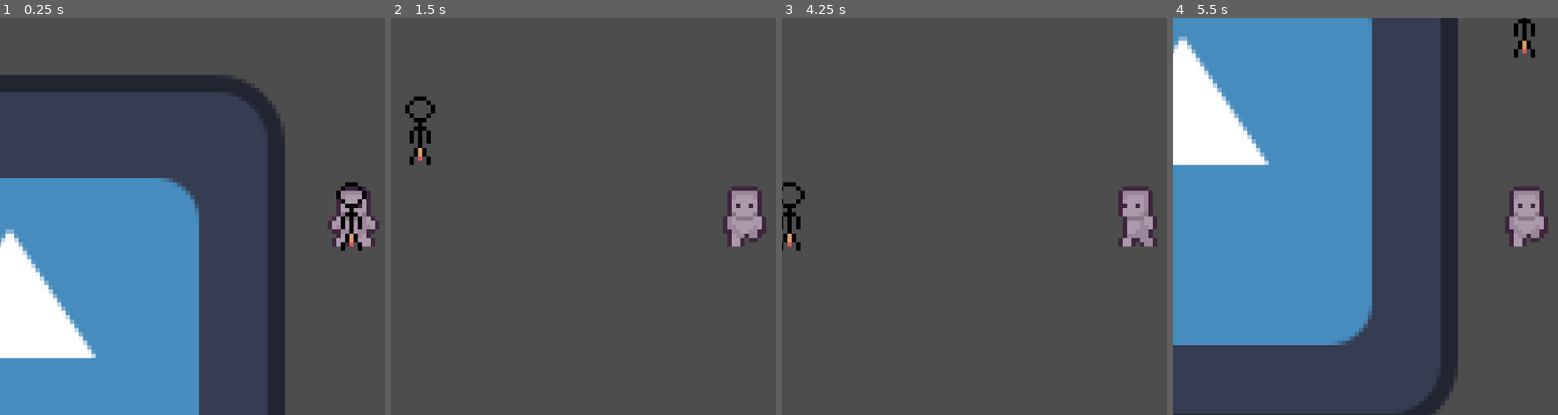
Above: before the commit, frames 1-4 (left to right).
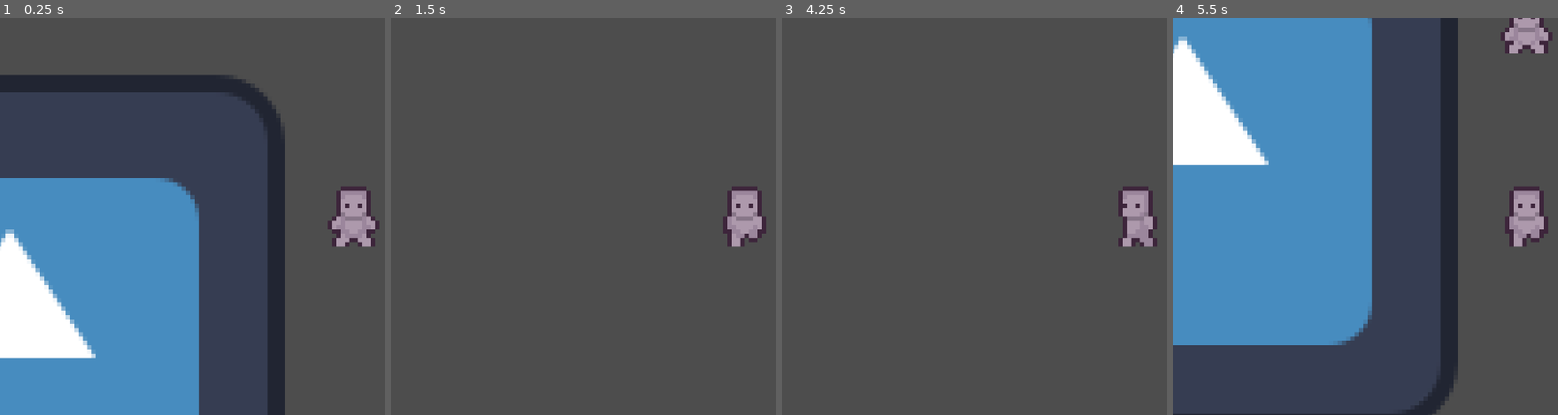
Above: after the commit, the same moments.

Repository: kyndlm/gamejam-loop
Game: Godot game, scene res://Scenes/Player/universe.tscn
The game is run twice, just before and just after one commit, with the same random seed, the same clock (stepped at 60 frames per second) and the same inputs. The engine's default icon, where the game draws it, is replaced by a stand-in: a white triangle on a blue panel in a dark square.
Inputs:
- Up to frame 1 (0.25 s): no input
- Up to frame 2 (1.5 s): hold D (right) 0.53-1.28 s; hold S (down) from 1.28 s (still down)
- Up to frame 3 (4.25 s): release S (down) at 2.03 s; hold D (right) 2.03-2.78 s; hold W (up) 2.78-3.53 s; hold A (left) from 3.53 s (still down)
- Up to frame 4 (5.5 s): release A (left) at 5.03 s; hold S (down) from 5.03 s (still down)

The runs differ from the first frame. In frame 1, 0.5% of the frame differs, in the area x 87-96%, y 41-59%; in frame 2, 0.5%; in frame 3, 0.4%; in frame 4, 1.0%, in the area x 85-99%, y 0-11%.

Commit message:
Added Position.gd
David

Diff:
--- a/Game/Scenes/Player/Ghost.tscn
+++ b/Game/Scenes/Player/Ghost.tscn
@@ -1,15 +1,179 @@
-[gd_scene load_steps=3 format=3 uid="uid://5py622070ii2"]
+[gd_scene load_steps=22 format=3 uid="uid://dot1f5b8cd00t"]
 
-[ext_resource type="Texture2D" uid="uid://biowhw4wcnk0n" path="res://Assets/Sprites/PlayerSprites/PlayerSprite_single.png" id="1_pw052"]
+[ext_resource type="Texture2D" uid="uid://bcgowjhd1hnmb" path="res://Assets/Sprites/PlayerSprites/Prototype_Character.png" id="2_4f66t"]
 
-[sub_resource type="RectangleShape2D" id="RectangleShape2D_jkno7"]
-size = Vector2(5, 6)
+[sub_resource type="AtlasTexture" id="AtlasTexture_n6mvr"]
+atlas = ExtResource("2_4f66t")
+region = Rect2(0, 0, 32, 32)
+
+[sub_resource type="AtlasTexture" id="AtlasTexture_vkpnc"]
+atlas = ExtResource("2_4f66t")
+region = Rect2(32, 0, 32, 32)
+
+[sub_resource type="AtlasTexture" id="AtlasTexture_qnnnk"]
+atlas = ExtResource("2_4f66t")
+region = Rect2(0, 32, 32, 32)
+
+[sub_resource type="AtlasTexture" id="AtlasTexture_o8lwf"]
+atlas = ExtResource("2_4f66t")
+region = Rect2(32, 32, 32, 32)
+
+[sub_resource type="AtlasTexture" id="AtlasTexture_2sc6m"]
+atlas = ExtResource("2_4f66t")
+region = Rect2(0, 64, 32, 32)
+
+[sub_resource type="AtlasTexture" id="AtlasTexture_8dlq5"]
+atlas = ExtResource("2_4f66t")
+region = Rect2(32, 64, 32, 32)
+
+[sub_resource type="AtlasTexture" id="AtlasTexture_lkr8k"]
+atlas = ExtResource("2_4f66t")
+region = Rect2(0, 96, 32, 32)
+
+[sub_resource type="AtlasTexture" id="AtlasTexture_7tlhn"]
+atlas = ExtResource("2_4f66t")
+region = Rect2(32, 96, 32, 32)
+
+[sub_resource type="AtlasTexture" id="AtlasTexture_uvq5r"]
+atlas = ExtResource("2_4f66t")
+region = Rect2(64, 96, 32, 32)
+
+[sub_resource type="AtlasTexture" id="AtlasTexture_1s2qc"]
+atlas = ExtResource("2_4f66t")
+region = Rect2(96, 96, 32, 32)
+
+[sub_resource type="AtlasTexture" id="AtlasTexture_6iq4j"]
+atlas = ExtResource("2_4f66t")
+region = Rect2(0, 128, 32, 32)
+
+[sub_resource type="AtlasTexture" id="AtlasTexture_vi072"]
+atlas = ExtResource("2_4f66t")
+region = Rect2(32, 128, 32, 32)
+
+[sub_resource type="AtlasTexture" id="AtlasTexture_8vy75"]
+atlas = ExtResource("2_4f66t")
+region = Rect2(64, 128, 32, 32)
+
+[sub_resource type="AtlasTexture" id="AtlasTexture_cfcv3"]
+atlas = ExtResource("2_4f66t")
+region = Rect2(96, 128, 32, 32)
+
+[sub_resource type="AtlasTexture" id="AtlasTexture_h3loo"]
+atlas = ExtResource("2_4f66t")
+region = Rect2(0, 160, 32, 32)
+
+[sub_resource type="AtlasTexture" id="AtlasTexture_4x5pf"]
+atlas = ExtResource("2_4f66t")
+region = Rect2(32, 160, 32, 32)
+
+[sub_resource type="AtlasTexture" id="AtlasTexture_5tk5b"]
+atlas = ExtResource("2_4f66t")
+region = Rect2(64, 160, 32, 32)
+
+[sub_resource type="AtlasTexture" id="AtlasTexture_a6mwq"]
+atlas = ExtResource("2_4f66t")
+region = Rect2(96, 160, 32, 32)
+
+[sub_resource type="SpriteFrames" id="SpriteFrames_2la8d"]
+animations = [{
+"frames": [{
+"duration": 1.0,
+"texture": SubResource("AtlasTexture_n6mvr")
+}, {
+"duration": 1.0,
+"texture": SubResource("AtlasTexture_vkpnc")
+}],
+"loop": true,
+"name": &"idle_down",
+"speed": 5.0
+}, {
+"frames": [{
+"duration": 1.0,
+"texture": SubResource("AtlasTexture_qnnnk")
+}, {
+"duration": 1.0,
+"texture": SubResource("AtlasTexture_o8lwf")
+}],
+"loop": true,
+"name": &"idle_side",
+"speed": 5.0
+}, {
+"frames": [{
+"duration": 1.0,
+"texture": SubResource("AtlasTexture_2sc6m")
+}, {
+"duration": 1.0,
+"texture": SubResource("AtlasTexture_8dlq5")
+}],
+"loop": true,
+"name": &"idle_up",
+"speed": 5.0
+}, {
+"frames": [{
+"duration": 1.0,
+"texture": SubResource("AtlasTexture_lkr8k")
+}, {
+"duration": 1.0,
+"texture": SubResource("AtlasTexture_7tlhn")
+}, {
+"duration": 1.0,
+"texture": SubResource("AtlasTexture_uvq5r")
+}, {
+"duration": 1.0,
+"texture": SubResource("AtlasTexture_1s2qc")
+}],
+"loop": true,
+"name": &"walk_down",
+"speed": 10.0
+}, {
+"frames": [{
+"duration": 1.0,
+"texture": SubResource("AtlasTexture_6iq4j")
+}, {
+"duration": 1.0,
+"texture": SubResource("AtlasTexture_vi072")
+}, {
+"duration": 1.0,
+"texture": SubResource("AtlasTexture_8vy75")
+}, {
+"duration": 1.0,
+"texture": SubResource("AtlasTexture_cfcv3")
+}],
+"loop": true,
+"name": &"walk_side",
+"speed": 10.0
+}, {
+"frames": [{
+"duration": 1.0,
+"texture": SubResource("AtlasTexture_h3loo")
+}, {
+"duration": 1.0,
+"texture": SubResource("AtlasTexture_4x5pf")
+}, {
+"duration": 1.0,
+"texture": SubResource("AtlasTexture_5tk5b")
+}, {
+"duration": 1.0,
+"texture": SubResource("AtlasTexture_a6mwq")
+}],
+"loop": true,
+"name": &"walk_up",
+"speed": 10.0
+}]
+
+[sub_resource type="RectangleShape2D" id="RectangleShape2D_ud84k"]
+size = Vector2(10, 8)
 
 [node name="CharacterBody2D" type="CharacterBody2D"]
 
+[node name="AnimatedSprite2D" type="AnimatedSprite2D" parent="."]
+sprite_frames = SubResource("SpriteFrames_2la8d")
+animation = &"walk_up"
+autoplay = "idle_down"
+frame_progress = 0.281554
+speed_scale = 0.5
+
 [node name="CollisionShape2D" type="CollisionShape2D" parent="."]
-position = Vector2(-0.5, 5)
-shape = SubResource("RectangleShape2D_jkno7")
-
-[node name="Sprite2D" type="Sprite2D" parent="."]
-texture = ExtResource("1_pw052")
+position = Vector2(0, 4)
+shape = SubResource("RectangleShape2D_ud84k")
+disabled = true
--- a/Game/Scenes/Player/universe.tscn
+++ b/Game/Scenes/Player/universe.tscn
@@ -1,8 +1,7 @@
-[gd_scene load_steps=4 format=3 uid="uid://m3rai5odowar"]
+[gd_scene load_steps=3 format=3 uid="uid://m3rai5odowar"]
 
 [ext_resource type="PackedScene" uid="uid://cr3qfcods130o" path="res://Scenes/Player/player.tscn" id="1_1thej"]
 [ext_resource type="Texture2D" uid="uid://cy8d1cqryxanl" path="res://icon.svg" id="2_vxckg"]
-[ext_resource type="PackedScene" uid="uid://5py622070ii2" path="res://Scenes/Player/Ghost.tscn" id="3_g1f7f"]
 
 [node name="Universe" type="Node2D"]
 
@@ -16,5 +15,3 @@
 
 [node name="Camera2D" type="Camera2D" parent="World/CharacterBody2D"]
 zoom = Vector2(7, 7)
-
-[node name="CharacterBody2D2" parent="World" instance=ExtResource("3_g1f7f")]
--- /dev/null
+++ b/Game/Scripts/Actions/Animation.tscn
@@ -0,0 +1,3 @@
+[gd_scene format=3 uid="uid://chyi63ugdb775"]
+
+[node name="Animation" type="CharacterBody2D"]
--- /dev/null
+++ b/Game/Scripts/Actions/Position.gd
@@ -0,0 +1,21 @@
+extends Action
+
+class_name Position
+
+var posX: int
+var posY: int
+
+
+func initPos(ghost: Node2D, posX: int, posY: int) -> Position:
+	super.init(ghost)
+	self.posX = posX
+	self.posY = posY
+	print("action created  %s %s %s", [timeStamp, posX, posY])
+	return self
+
+
+func execute() -> void:
+	executer.visible = true
+	executer.global_position.x = posX
+	executer.global_position.y = posY
+	pass
--- a/Game/Scripts/action.gd
+++ b/Game/Scripts/action.gd
@@ -3,28 +3,17 @@
 class_name Action
 
 var executer: Node2D #: node who did it (GHOST)
-var posX: int
-var posY: int
 var timeStamp: int
 
 
-func init(executer: Node2D, posX: int, posY: int) -> Action:
-	self.posX = posX
-	self.posY = posY
+func init(executer: Node2D) -> Action:
 	self.executer = executer
-	print("action created  %s %s %s", [timeStamp, posX, posY])
 	return self
 
 func execute() -> void:
-	print("test")
-	print("%s : %s -- %s" , [timeStamp, posX, posY])
-	#executer.move(posx,posy)
+	executer.visible = true
+	pass
 
-	executer.global_position.x = posX
-	executer.global_position.y = posY
-
-
-	pass
 func setTimeStamp(timeStamp: int) -> void:
 	self.timeStamp = Time.get_ticks_msec() - timeStamp
 	pass
--- a/Game/Scripts/player.gd
+++ b/Game/Scripts/player.gd
@@ -10,20 +10,22 @@
 	WALK
 }
 
+var ghostScene = preload("res://Scenes/Player/Ghost.tscn")
 var ghost: Node2D
 
 var current_state: State = State.IDLE
 var last_direction: String = "down"
 
 func _ready():
-	ghost = load("res://Scenes/Player/Ghost.tscn").instantiate()
-	get_parent().add_child(ghost)
-	ghost = get_node("/root/Universe/World/CharacterBody2D2")
+	ghost = ghostScene.instantiate()
+	add_child(ghost)
+	ghost.visible = false
+	#ghost = get_node("/root/Universe/World/CharacterBody2D2")
 	pass
 
 func _physics_process(delta: float) -> void:
 	var direction = Vector2.ZERO
-	Replay.addAction(Action.new().init(ghost, self.global_position.x , self.global_position.y))
+	Replay.addAction(Position.new().initPos(ghost, self.global_position.x , self.global_position.y))
 
 	# Detect input for movement
 	if Input.is_action_pressed("right"):
--- a/Game/project.godot
+++ b/Game/project.godot
@@ -12,7 +12,7 @@
 
 config/name="GameJam"
 run/main_scene="res://Scenes/Player/universe.tscn"
-config/features=PackedStringArray("4.2", "Forward Plus")
+config/features=PackedStringArray("4.3", "Forward Plus")
 config/icon="res://icon.svg"
 
 [autoload]
@@ -27,22 +27,22 @@
 
 up={
 "deadzone": 0.5,
-"events": [Object(InputEventKey,"resource_local_to_scene":fa …(172 unchanged characters)… eycode":87,"key_label":0,"unicode":119,"echo":false,"script":null)
+"events": [Object(InputEventKey,"resource_local_to_scene":fa …(172 unchanged characters)… eycode":87,"key_label":0,"unicode":119,"location":0,"echo":false,"script":null)
 ]
 }
 down={
 "deadzone": 0.5,
-"events": [Object(InputEventKey,"resource_local_to_scene":fa …(172 unchanged characters)… eycode":83,"key_label":0,"unicode":115,"echo":false,"script":null)
+"events": [Object(InputEventKey,"resource_local_to_scene":fa …(172 unchanged characters)… eycode":83,"key_label":0,"unicode":115,"location":0,"echo":false,"script":null)
 ]
 }
 left={
 "deadzone": 0.5,
-"events": [Object(InputEventKey,"resource_local_to_scene":fa …(171 unchanged characters)… keycode":65,"key_label":0,"unicode":97,"echo":false,"script":null)
+"events": [Object(InputEventKey,"resource_local_to_scene":fa …(171 unchanged characters)… keycode":65,"key_label":0,"unicode":97,"location":0,"echo":false,"script":null)
 ]
 }
 right={
 "deadzone": 0.5,
-"events": [Object(InputEventKey,"resource_local_to_scene":fa …(172 unchanged characters)… eycode":68,"key_label":0,"unicode":100,"echo":false,"script":null)
+"events": [Object(InputEventKey,"resource_local_to_scene":fa …(172 unchanged characters)… eycode":68,"key_label":0,"unicode":100,"location":0,"echo":false,"script":null)
 ]
 }
 
